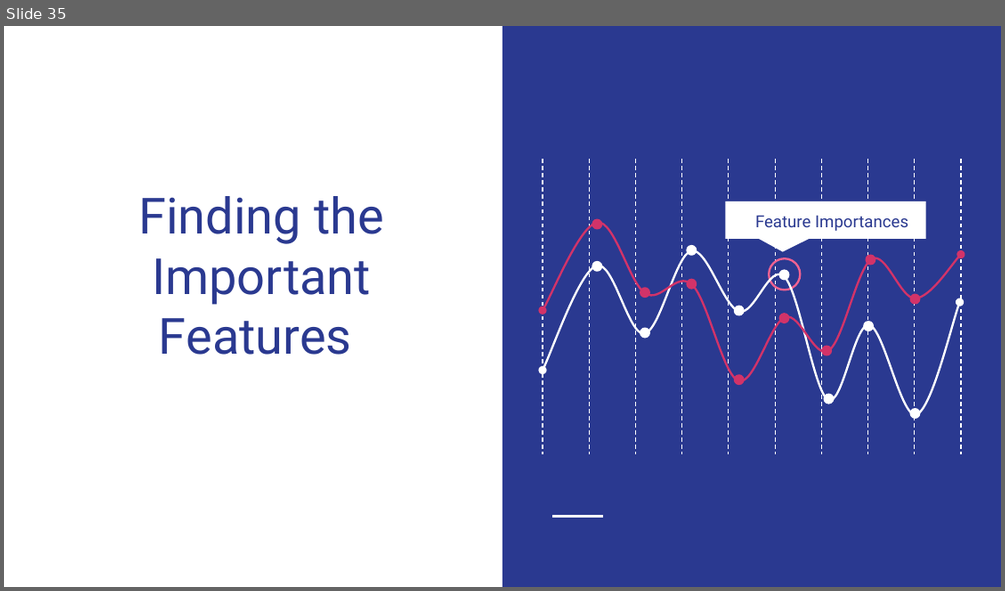
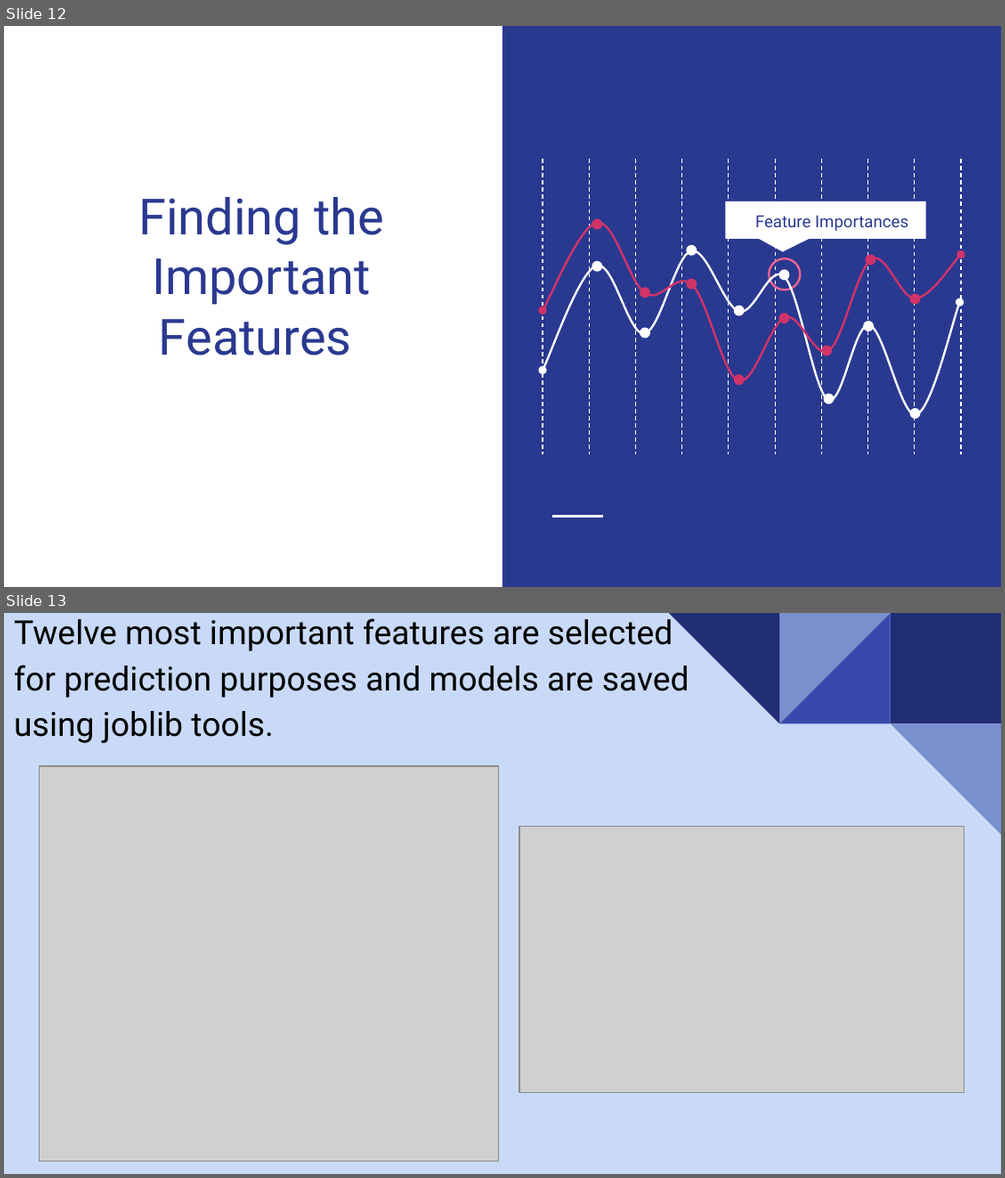
Before and after one commit to uzmabb182/Heroku-outcome-prediction, a slide deck: static/presentation/final_project_presentation_slides.pptx. Shown one above the other, each under a label of ours: slide 35 before the commit, slides 12 and 13 after it. The pictures are 1005x591 and 1005x1178 pixels, drawn with LibreOffice and Linux fonts; fonts in the diff are those of the drawing; grey boxes stand for pictures. Boxes give left, top, right and bottom in pixels: in the first picture for what was removed or moved away, otherwise in the second. Text is boxed around its words. In the diff, an @@ line names an element or a change of style, - is before the commit and + after.

```diff
--- a/static/presentation/final_project_presentation_slides.pptx
+++ b/static/presentation/final_project_presentation_slides.pptx
@@ slide 13 added at [4, 613, 1001, 1174], background #C9DAF8 @@
@@ title added at [14, 614, 689, 743], 24 pt, text #000000 @@
+Twelve most important features are selected for prediction purposes and models are saved using joblib tools.
@@ group added at [669, 613, 1001, 835]: 4 right triangles, 1 rectangle @@
@@ picture added at [39, 766, 499, 1161] @@
@@ picture added at [519, 827, 964, 1093] @@
@@ what was slide 35 is now slide 12 @@
```
Also in this commit, not shown: 4 slides changed, 8 other slides added, 33 slides removed, 1 other file.
